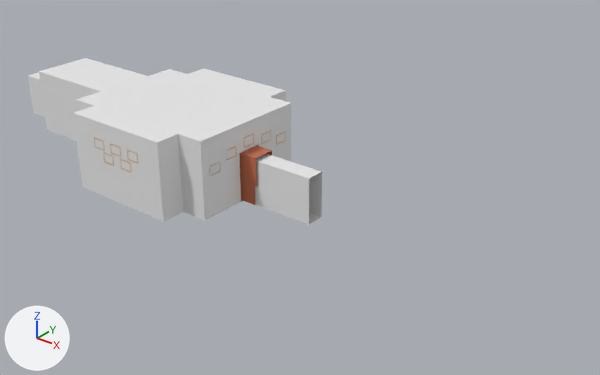
Renders of the FBX model Assets/3DModels/1stRoom.fbx from each side of a commit.
Camera for both pictures: a camera (50 mm lens) standing at (25.4, -23.5, 15.8) and looking at (5.7, 1.1, 0.6). Lighting does not change. The marker at lower left points along +X, +Y and +Z. The first picture is the older version. Where no turn or scale is listed for an object, it has been applied to the vertices.
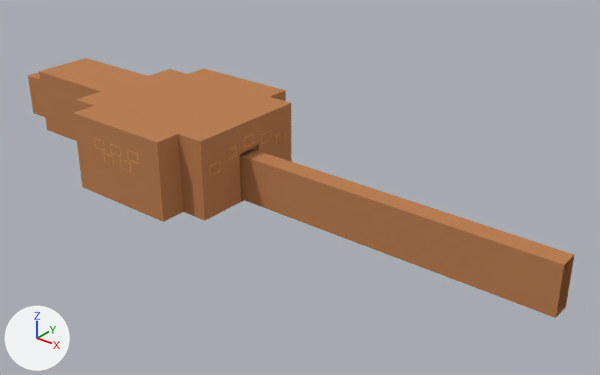
Boxes (x1, y1, x2, y2) around the edits, measured in the pictures (600 x 375 px; the box of a moved part takes in the faces that stretch with it):
'Cube.001', reshaped (85% wider, 55% taller): before (28, 58, 322, 225); after (28, 58, 574, 318)
'Cube', deleted (orange): before (239, 145, 272, 205)
part 1 of me_cube_001, moved or reshaped: before (255, 153, 322, 225); after (243, 150, 574, 318)
part 2 of me_cube_001, recoloured (white to orange): (28, 58, 292, 222) in both

What the commit changed:
Material 'Material.001' (mat_material_001) is new.
Its base color is (0.498, 0.202, 0.0745) (orange #bb7c4d).
Its roughness is 1.0.
me_cube_001 is used by ob_cube_001; location (0.0, 0.0, 0.0).
me_cube_001 had 134 vertices, 105 faces and spanned x -10.8..7.4, y -3.9..3.9, z 0.0..3.5.
me_cube_001 now has 134 vertices, 105 faces and spans x -10.8..17.7, y -3.9..3.9, z 0.0..3.5.
Part 1, on me_cube_001:
4 vertices are removed from x 7.4, y -0.4..0.4, z 0.0..2.0.
105 faces are deleted.
4 vertices are added at (17.7, -0.4, 0.0), (17.7, 0.4, 0.0), (17.7, -0.4, 2.0), (17.7, 0.4, 2.0).
105 new faces join them.
me_cube_001 part 2: 101 faces spanning x -10.8..3.9, y -3.9..3.9, z 0.0..3.5 switch from mat_material (white #e7e7e7) to mat_material_001 (orange #bb7c4d).
Object 'Cube' (ob_cube) is deleted.
